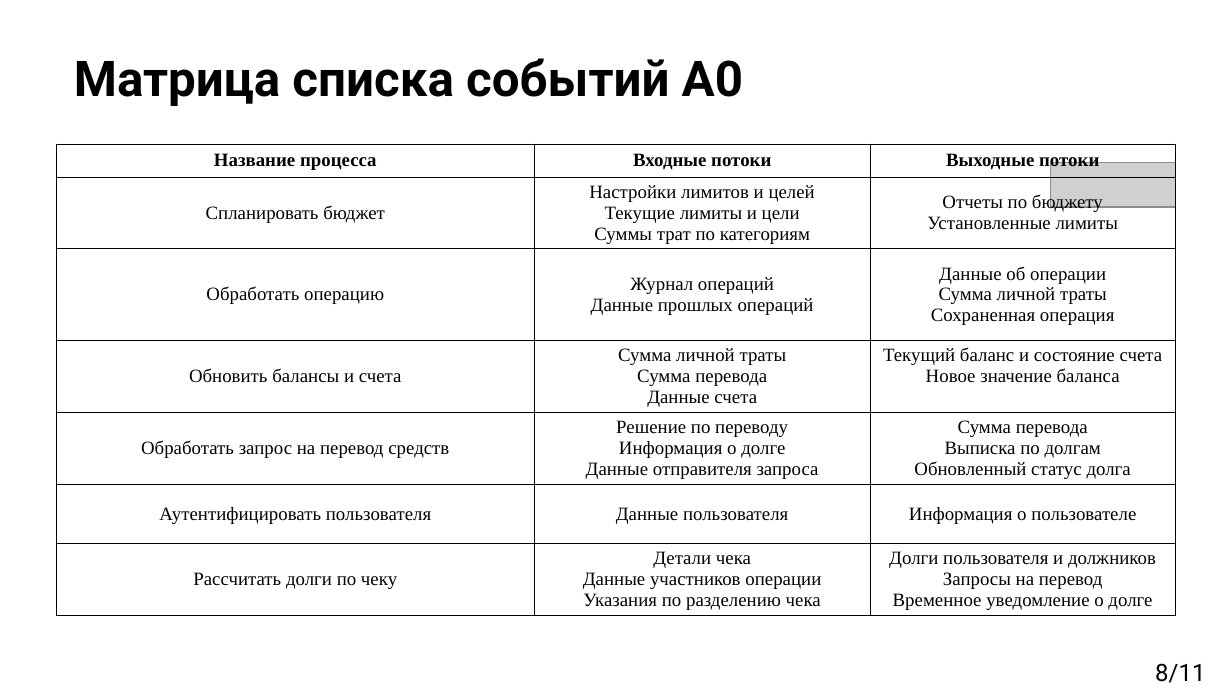
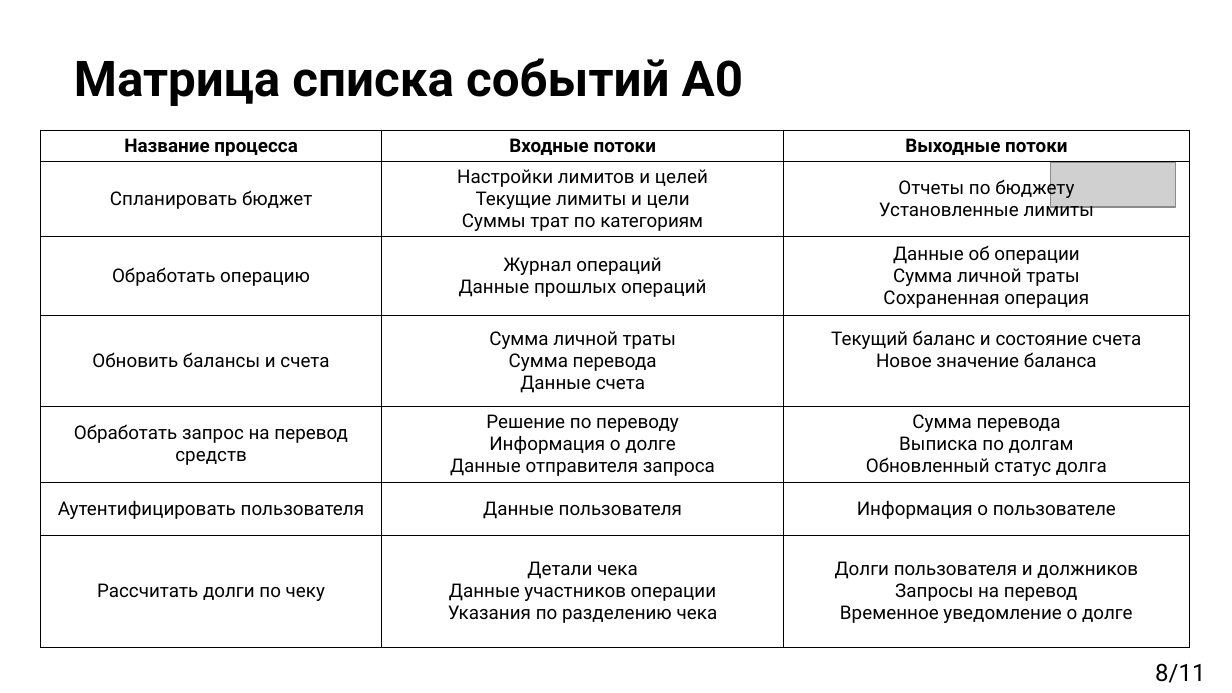
Before and after one commit to kotosusl/DB_Adadurova_Poplavskiy_Lavretskaya, a slide deck: slide 8 of Ададурова_Поплавский_Лаврецкая_лаба1/Presentation_DFD.pptx. Drawn at 1232x693 pixels with LibreOffice and Linux fonts; fonts in the diff are those of the drawing; grey boxes stand for pictures; background and template pictures are left out. Boxes give left, top, right and bottom in pixels: in the first picture for what was removed or moved away, otherwise in the second. Text is boxed around its words. In the diff, an @@ line names an element or a change of style, - is before the commit and + after.

```diff
--- a/Ададурова_Поплавский_Лаврецкая_лаба1/Presentation_DFD.pptx
+++ b/Ададурова_Поплавский_Лаврецкая_лаба1/Presentation_DFD.pptx
@@ table at (41,131,1189,650) @@
@@ font Times New Roman to Roboto @@
@@ table: place and size @@
-table at (57,144,1177,636)
+table at (41,131,1189,650)
```
Also in this commit, not shown: 2 other slides changed.
